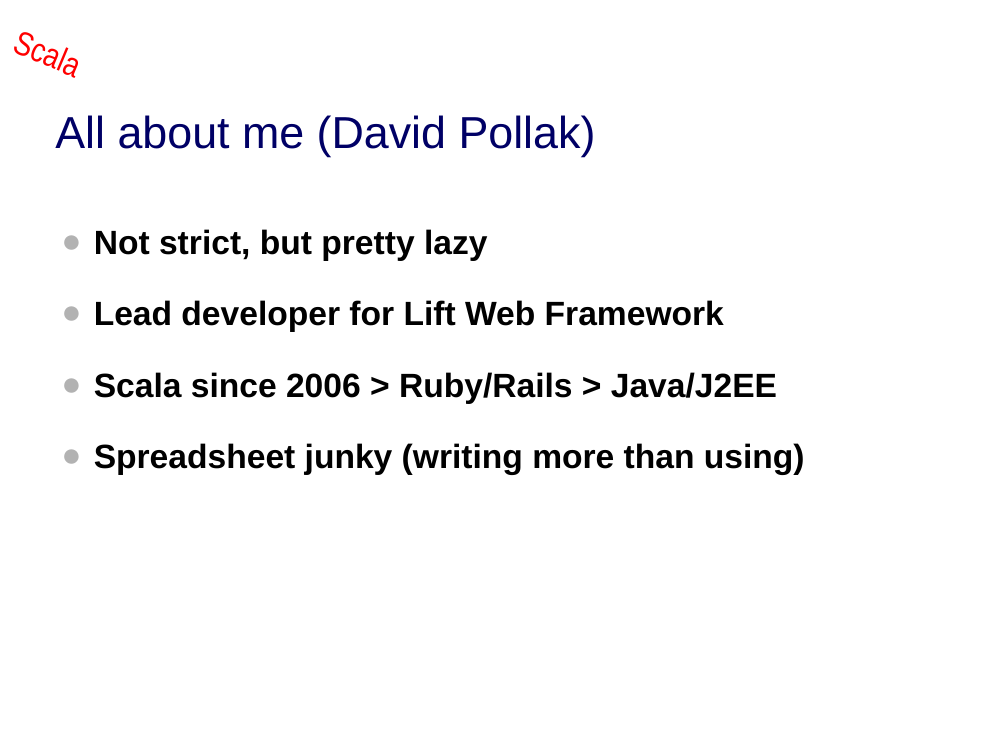
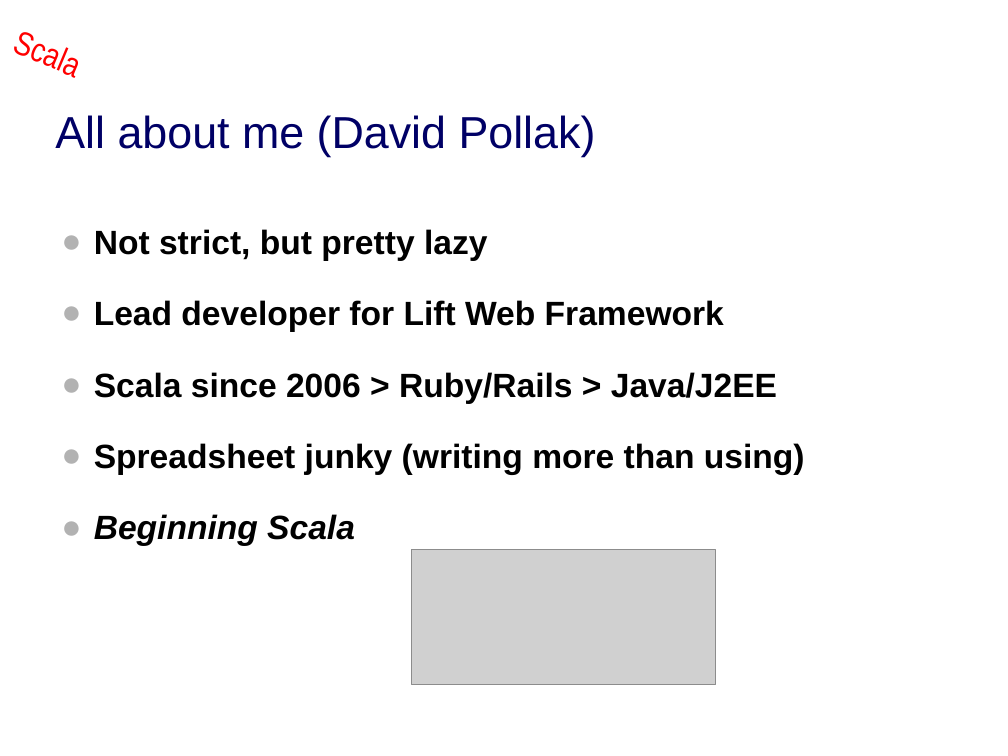
Before and after one commit to dpp/lift-samples, a slide deck: slide 2 of presentations/2009_dpp_qcon_tss/dpp_tss.ppt. Drawn at 1008x756 pixels with LibreOffice and Linux fonts; fonts in the diff are those of the drawing; grey boxes stand for pictures; background and template pictures are left out. Boxes give left, top, right and bottom in pixels: in the first picture for what was removed or moved away, otherwise in the second. Text is boxed around its words. In the diff, an @@ line names an element or a change of style, - is before the commit and + after.

```diff
--- a/presentations/2009_dpp_qcon_tss/dpp_tss.ppt
+++ b/presentations/2009_dpp_qcon_tss/dpp_tss.ppt
@@ text at [94,514,355,546]: paragraph added @@
+● Beginning Scala
@@ picture added at [411,549,716,684] @@
```
Also in this commit, not shown: 1 slide added, 1 slide removed, 1 other file.
